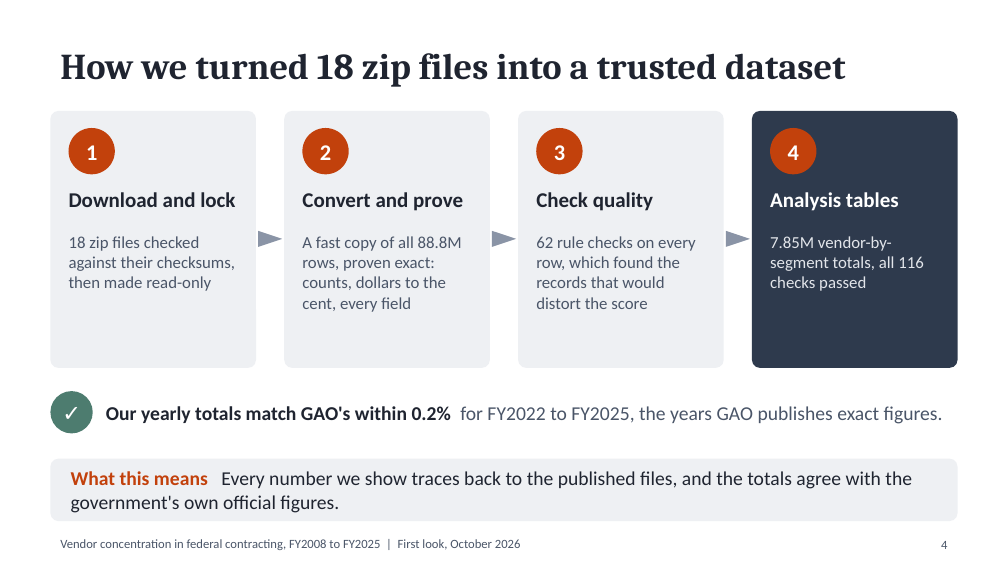
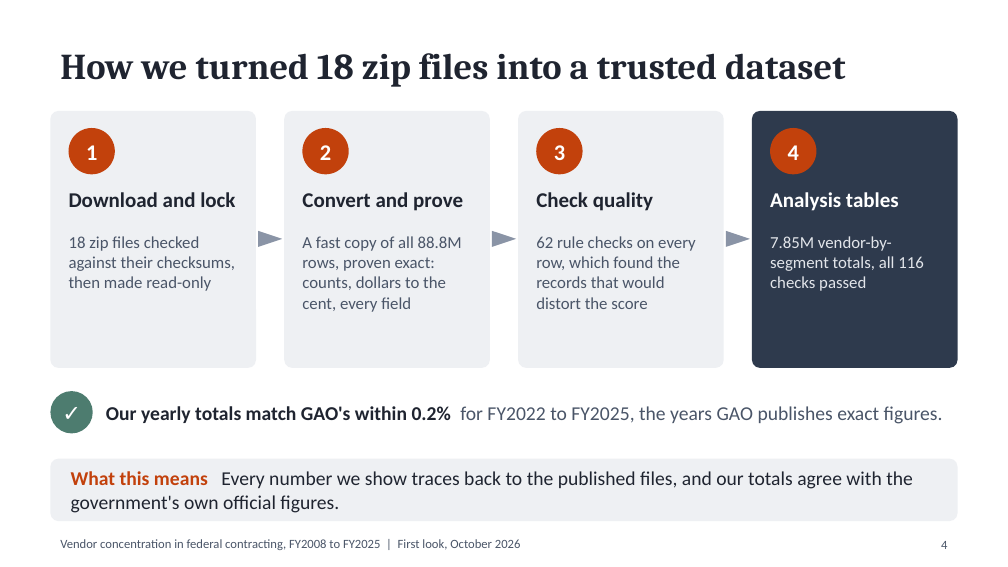
Before and after one commit to abh5227/federal-contracting-concentration, a slide deck: slide 4 of reports/eda/eda_presentation.pptx. Drawn at 1008x567 pixels with LibreOffice and Linux fonts; fonts in the diff are those of the drawing. Boxes give left, top, right and bottom in pixels: in the first picture for what was removed or moved away, otherwise in the second. Text is boxed around its words. In the diff, an @@ line names an element or a change of style, - is before the commit and + after.

```diff
--- a/reports/eda/eda_presentation.pptx
+++ b/reports/eda/eda_presentation.pptx
@@ text at box(71, 471, 913, 513): text changed @@
-What this means Every number we show traces back to the published files, and the totals agree with the government's own official figures.
+What this means Every number we show traces back to the published files, and our totals agree with the government's own official figures.
```
Also in this commit, not shown: 9 other slides changed, 4 slides added, 2 slides removed, 12 other files.
